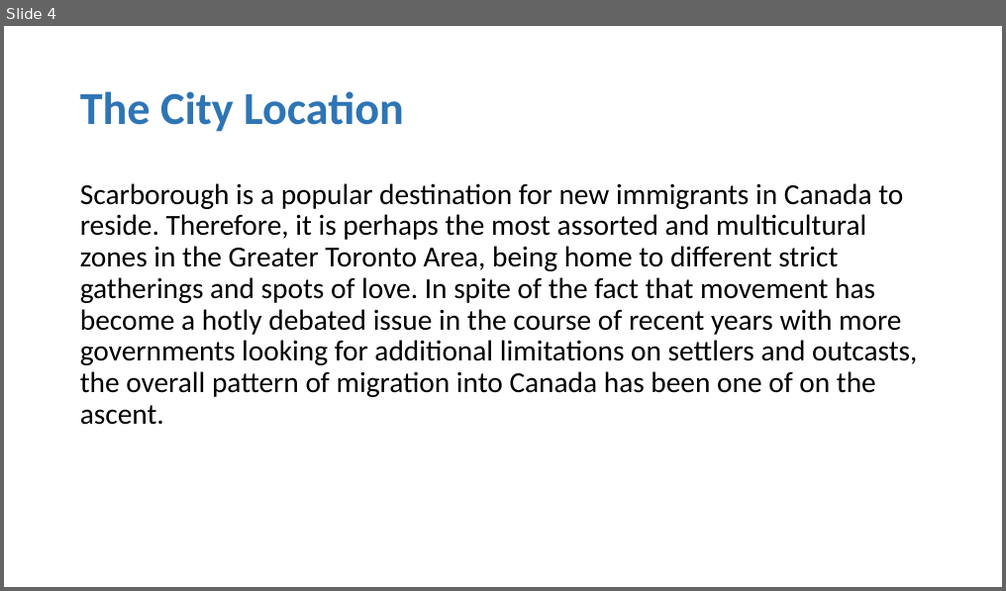
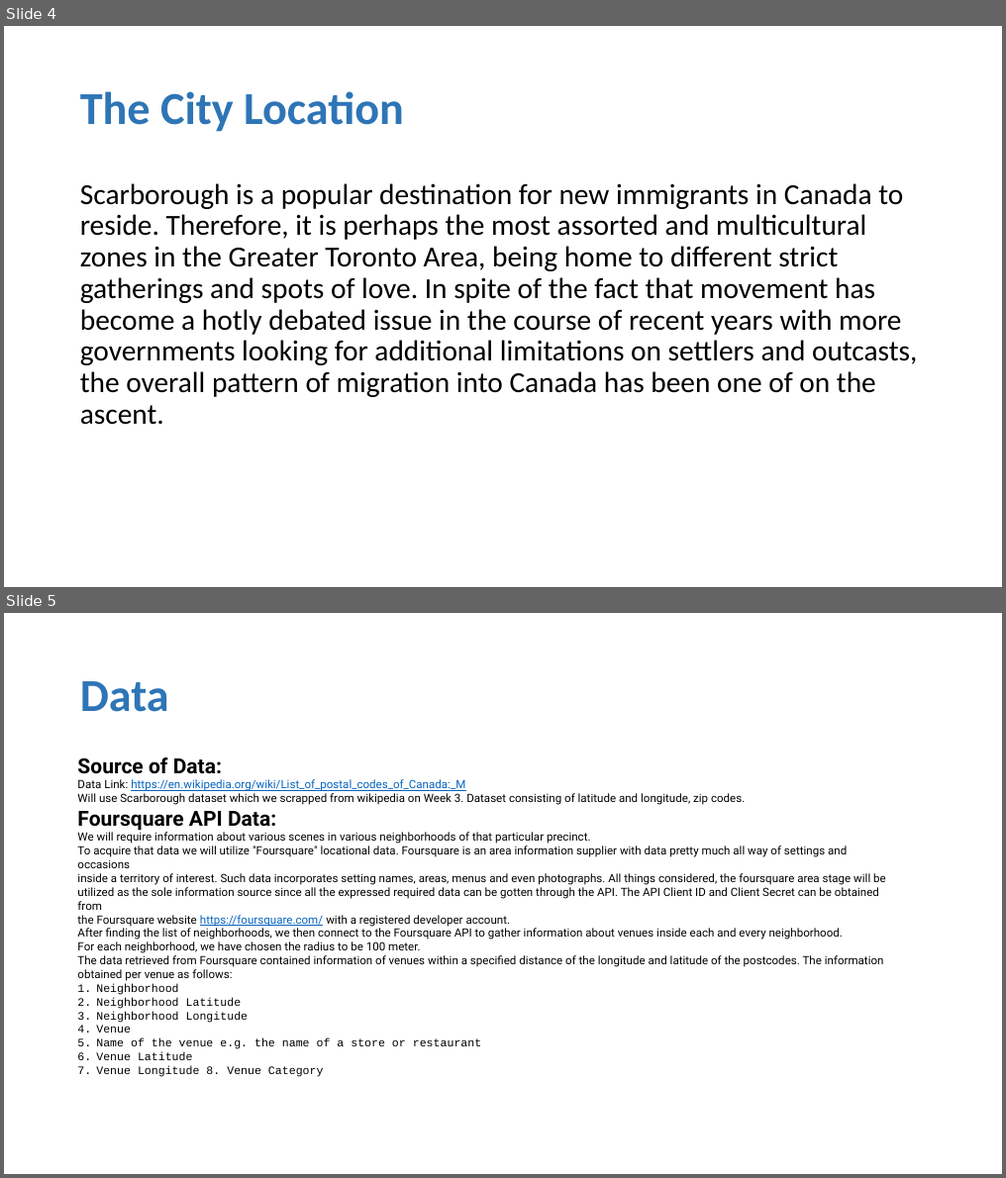
Before and after one commit to shafiq5/Coursera_Capstone, a slide deck: Week5/MyPresentation.pptx. Shown one above the other, each under a label of ours: slide 4 before the commit, slides 4 and 5 after it. The pictures are 1006x591 and 1006x1178 pixels, drawn with LibreOffice and Linux fonts; fonts in the diff are those of the drawing. Boxes give left, top, right and bottom in pixels: in the first picture for what was removed or moved away, otherwise in the second. Text is boxed around its words. In the diff, an @@ line names an element or a change of style, - is before the commit and + after.

Commit message:
week5-final

```diff
--- a/Week5/MyPresentation.pptx
+++ b/Week5/MyPresentation.pptx
@@ slide 5 added at bbox=[4, 613, 1002, 1174], background #FFFFFF @@
@@ title added at bbox=[80, 681, 169, 712], 44 pt, text #2E75B6, bold @@
+Data
@@ text added at bbox=[77, 758, 886, 1077], 11 pt, text #000000 @@
+Source of Data:
+Data Link: https://en.wikipedia.org/wiki/List_of_postal_codes_of_Canada:_M
+Will use Scarborough dataset which we scrapped from wikipedia on Week 3. Dataset consisting of latitude and longitude, zip codes.
+Foursquare API Data:
+We will require information about various scenes in various neighborhoods of that particular precinct.
+To acquire that data we will utilize "Foursquare" locational data. Foursquare is an area information supplier with data pretty much all way of settings and occasions
+inside a territory of interest. Such data incorporates setting names, areas, menus and even photographs. All things considered, the foursquare area stage will be
+utilized as the sole information source since all the expressed required data can be gotten through the API. The API Client ID and Client Secret can be obtained from
+the Foursquare website https://foursquare.com/ with a registered developer account.
+After finding the list of neighborhoods, we then connect to the Foursquare API to gather information about venues inside each and every neighborhood.
+For each neighborhood, we have chosen the radius to be 100 meter.
+The data retrieved from Foursquare contained information of venues within a specified distance of the longitude and latitude of the postcodes. The information obtained per venue as follows:
+1. Neighborhood
+2. Neighborhood Latitude
+3. Neighborhood Longitude
+4. Venue
+5. Name of the venue e.g. the name of a store or restaurant
+6. Venue Latitude
+7. Venue Longitude 8. Venue Category
```
Also in this commit, not shown: 4 slides changed, 8 other slides added, 5 slides removed, 2 other files.
